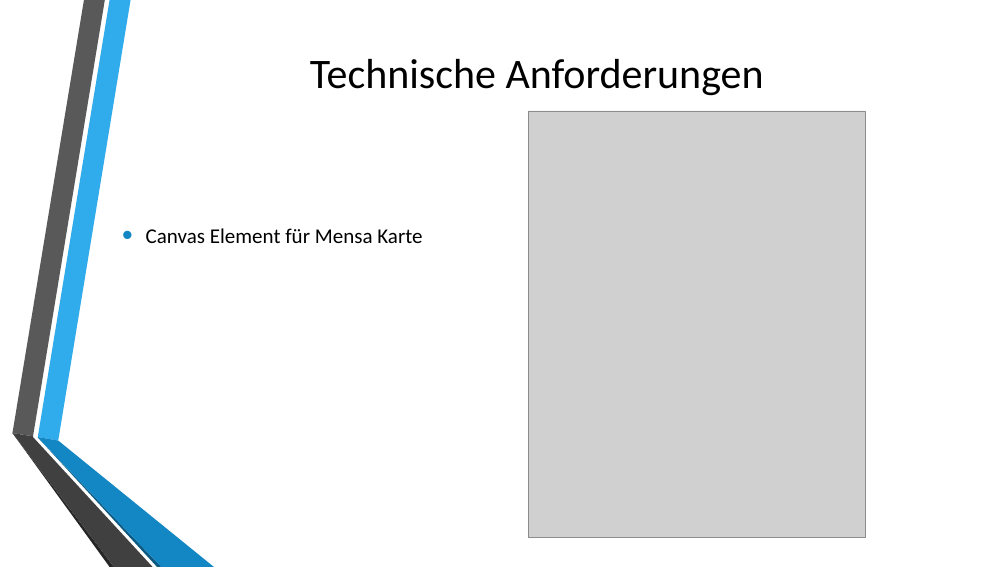
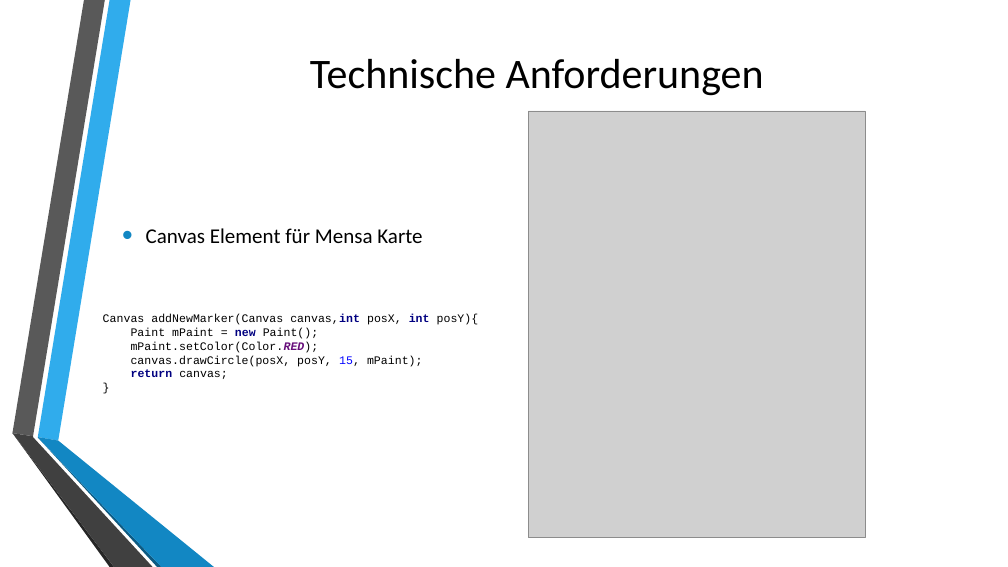
Before and after one commit to 0wncl0ud/MobProPro, a slide deck: slide 14 of FindMe.pptx (slide 13 before the commit). Drawn at 1008x567 pixels with LibreOffice and Linux fonts; fonts in the diff are those of the drawing; grey boxes stand for pictures; background and template pictures are left out. Boxes give left, top, right and bottom in pixels: in the first picture for what was removed or moved away, otherwise in the second. Text is boxed around its words. In the diff, an @@ line names an element or a change of style, - is before the commit and + after.

```diff
--- a/FindMe.pptx
+++ b/FindMe.pptx
@@ text added at (103, 314, 479, 379), 11 pt, text #000000 @@
+Canvas addNewMarker(Canvas canvas,int posX, int posY){
+Paint mPaint = new Paint();
+mPaint.setColor(Color.RED);
+canvas.drawCircle(posX, posY, 15, mPaint);
+return canvas;
+}
```
Also in this commit, not shown: 10 other slides changed.
